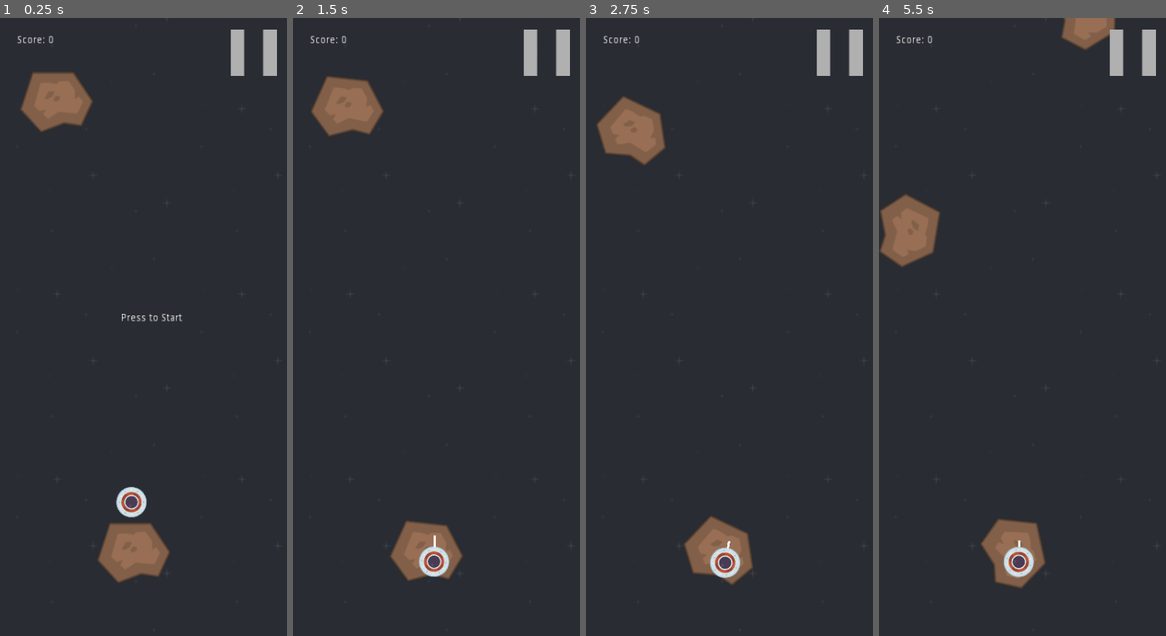
Above: before the commit, frames 1-4 (left to right).
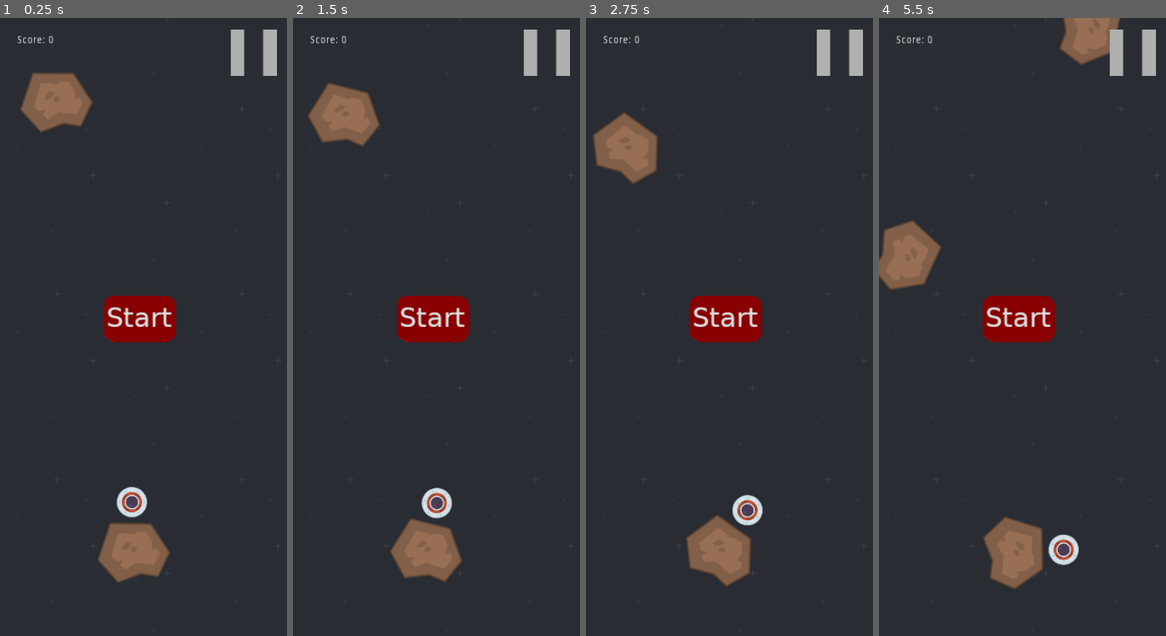
Above: after the commit, the same moments.

Repository: brendankhoury/To-the-moon-and-hack
Game: Godot game, scene res://Src/Main.tscn
The game is run twice, just before and just after one commit, with the same random seed, the same clock (stepped at 60 frames per second) and the same inputs.
Inputs (mouse positions are in pixels of both pictures, inside the frame that each line leads up to; where the layout moved, square brackets give the same spot in the first picture):
- Up to frame 1 (0.25 s): no input
- Up to frame 2 (1.5 s): click (433, 320) [436, 320] at 0.5 s; click (433, 320) at 1.27 s
- Up to frame 3 (2.75 s): click (726, 320) at 2.02 s
- Up to frame 4 (5.5 s): move the mouse to (1085, 296) at 2.77 s; hold Space (tap) 2.78-3.53 s; move the mouse to (965, 357) at 3.52 s; tap Space (tap) at 3.6, 5.1 s; move the mouse to (1051, 191) at 4.27 s; hold Space (tap) 4.28-5.03 s; move the mouse to (1008, 450) at 5.02 s

The runs differ from the first frame. In frame 1, 2.0% of the frame differs, in the area x 31-64%, y 12-81%; in frame 2, 3.8%; in frame 3, 4.5%; in frame 4, 5.3%, in the area x 0-85%, y 0-93%.
Error after the commit: Parse Error: Can't preload resource at path: res://Assets/restart.png (res://Src/TextureButton.gd:9)

Commit message:
Code start/restart button graphics

Diff:
--- a/Src/Main.tscn
+++ b/Src/Main.tscn
@@ -6,6 +6,7 @@
 [ext_resource path="res://Assets/pause.png" type="Texture" id=4]
 [ext_resource path="res://Assets/blue.png" type="Texture" id=5]
 [ext_resource path="res://Src/TextureButton.gd" type="Script" id=6]
+[ext_resource path="res://Assets/start.png" type="Texture" id=7]
 
 [sub_resource type="TileSet" id=1]
 0/name = "blue.png 0"
@@ -111,21 +112,12 @@
 
 [node name="StartButton" type="TextureButton" parent="UI"]
 pause_mode = 2
-margin_left = -57.635
-margin_top = -27.801
-margin_right = 132.365
-margin_bottom = 24.199
+margin_left = -17.635
+margin_top = -35.801
+margin_right = 82.365
+margin_bottom = 28.199
+texture_normal = ExtResource( 7 )
 script = ExtResource( 6 )
-__meta__ = {
-"_edit_use_anchors_": false
-}
-
-[node name="Label" type="Label" parent="UI/StartButton"]
-margin_left = 64.0
-margin_top = 16.0
-margin_right = 149.0
-margin_bottom = 30.0
-text = "Press to Start"
 __meta__ = {
 "_edit_use_anchors_": false
 }
--- a/Src/TextureButton.gd
+++ b/Src/TextureButton.gd
@@ -4,6 +4,10 @@
 # Declare member variables here. Examples:
 # var a = 2
 # var b = "text"
+
+var start_texture: Texture = preload("res://Assets/start.png")
+var restart_texture: Texture = preload("res://Assets/restart.png")
+
 
 var started = false
 
@@ -19,13 +23,14 @@
 #	pass
 
 
+
 func _on_StartButton_button_up():
 
 	if !started:
 		get_tree().paused = false
 		self.visible = false
 		self.disabled = true
-		self.get_node("Label").text = "Exit?"
+		self.texture_normal = restart_texture
 	else:
 		print(get_tree().reload_current_scene())
 
Renamed: Assets/Start Button.png -> Assets/start.png
Not shown, changed: Assets/start.png.import
Not shown: 1 places in Src/Main.tscn that only renumber resources
